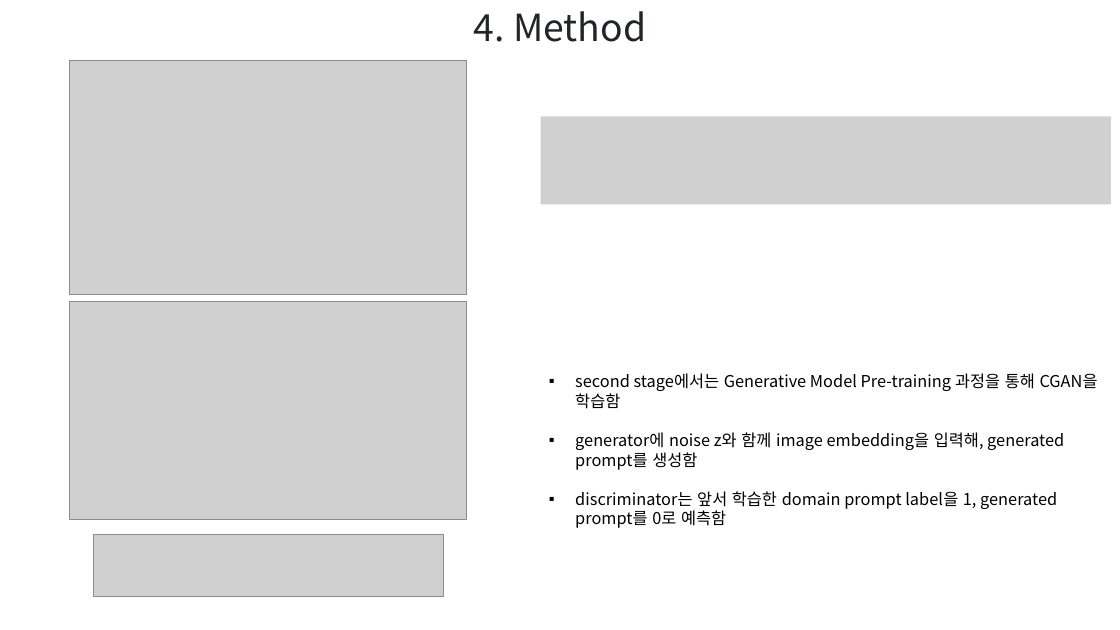
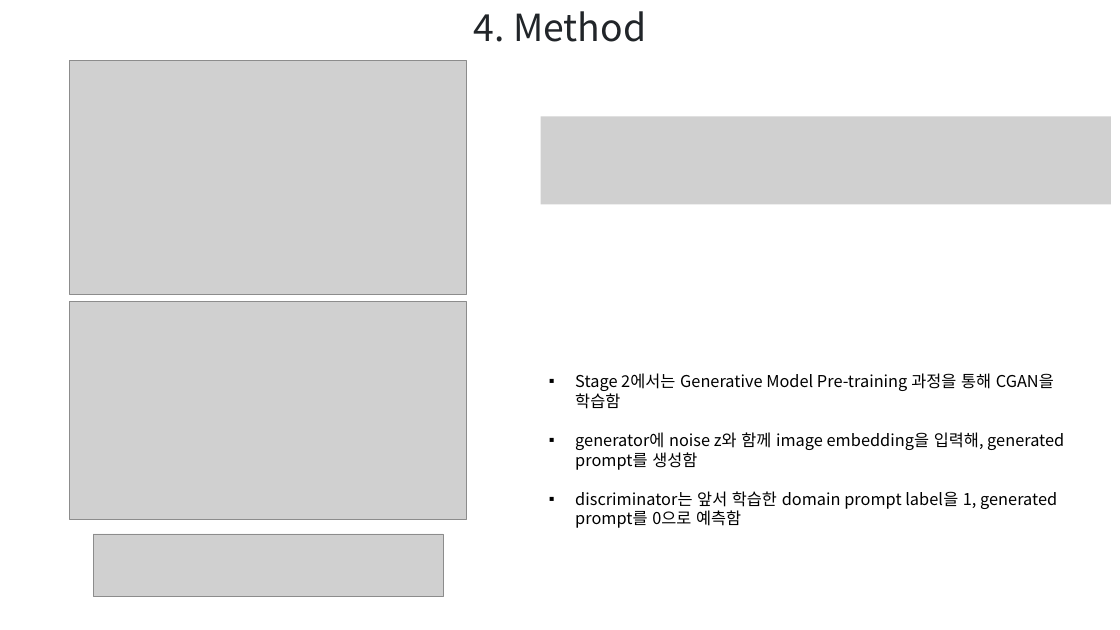
Before and after one commit to hbcho03/cvpr, a slide deck: slide 12 of CVPR/논문/DA(ECCV) PPT.pptx (slide 9 before the commit). Drawn at 1120x630 pixels with LibreOffice and Linux fonts; fonts in the diff are those of the drawing; grey boxes stand for pictures. Boxes give left, top, right and bottom in pixels: in the first picture for what was removed or moved away, otherwise in the second. Text is boxed around its words. In the diff, an @@ line names an element or a change of style, - is before the commit and + after.

```diff
--- a/CVPR/논문/DA(ECCV) PPT.pptx
+++ b/CVPR/논문/DA(ECCV) PPT.pptx
@@ text at [575, 373, 1054, 409]: text changed @@
-▪ second stage에서는 Generative Model Pre-training 과정을 통해 CGAN을 학습함
+▪ Stage 2에서는 Generative Model Pre-training 과정을 통해 CGAN을 학습함
@@ text at [575, 491, 1057, 528]: text changed @@
-▪ discriminator는 앞서 학습한 domain prompt label을 1, generated prompt를 0로 예측함
+▪ discriminator는 앞서 학습한 domain prompt label을 1, generated prompt를 0으로 예측함
```
Also in this commit, not shown: 3 other slides changed, 5 slides added, 2 other files.
